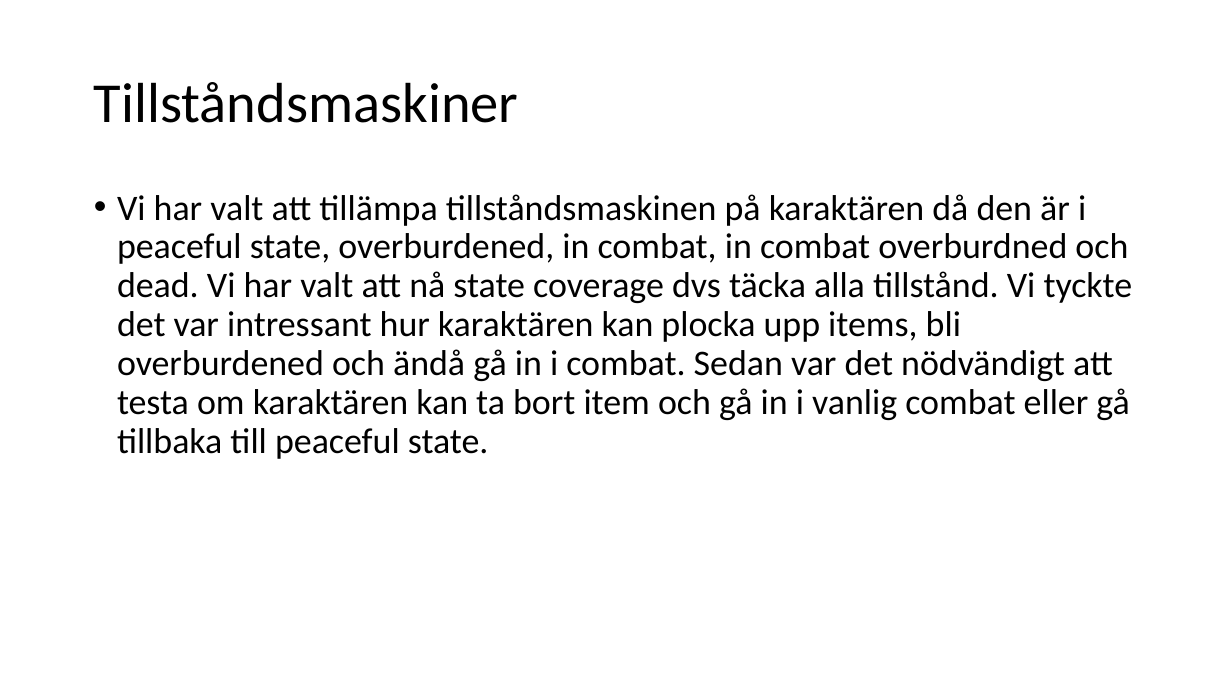
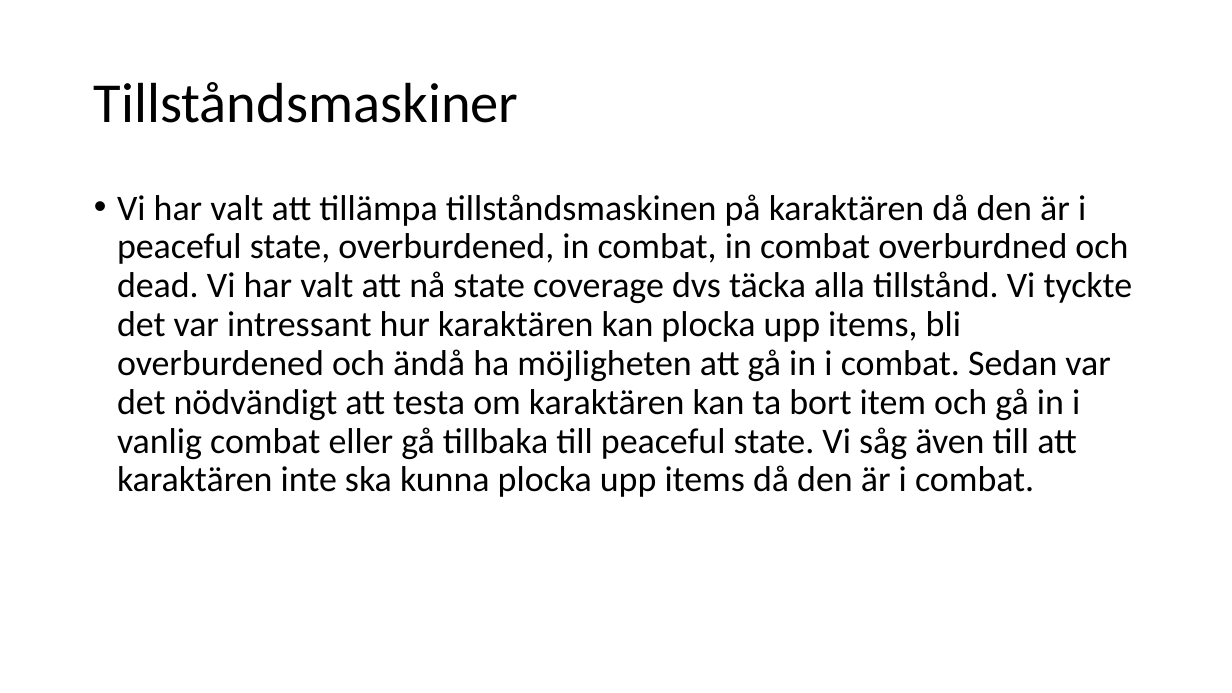
Before and after one commit to fyrtio2/projektINTE, a slide deck: slide 16 of 01 Dokumentation/slutredovisning.pptx. Drawn at 1232x693 pixels with LibreOffice and Linux fonts; fonts in the diff are those of the drawing. Boxes give left, top, right and bottom in pixels: in the first picture for what was removed or moved away, otherwise in the second. Text is boxed around its words. In the diff, an @@ line names an element or a change of style, - is before the commit and + after.

Commit message:
rapport

```diff
--- a/01 Dokumentation/slutredovisning.pptx
+++ b/01 Dokumentation/slutredovisning.pptx
@@ text at (117, 194, 1133, 497): text changed @@
-• Vi har valt att tillämpa tillståndsmaskinen på karaktären då den är i peaceful state, overburdened, in combat, in combat overburdned och dead. Vi har valt att nå state coverage dvs täcka alla tillstånd. Vi tyckte det var intressant hur karaktären kan plocka upp items, bli overburdened och ändå gå in i combat. Sedan var det nödvändigt att testa om karaktären kan ta bort item och gå in i vanlig combat eller gå tillbaka till peaceful state.
+• Vi har valt att tillämpa tillståndsmaskinen på karaktären då den är i peaceful state, overburdened, in combat, in combat overburdned och dead. Vi har valt att nå state coverage dvs täcka alla tillstånd. Vi tyckte det var intressant hur karaktären kan plocka upp items, bli overburdened och ändå ha möjligheten att gå in i combat. Sedan var det nödvändigt att testa om karaktären kan ta bort item och gå in i vanlig combat eller gå tillbaka till peaceful state. Vi såg även till att karaktären inte ska kunna plocka upp items då den är i combat.
```
